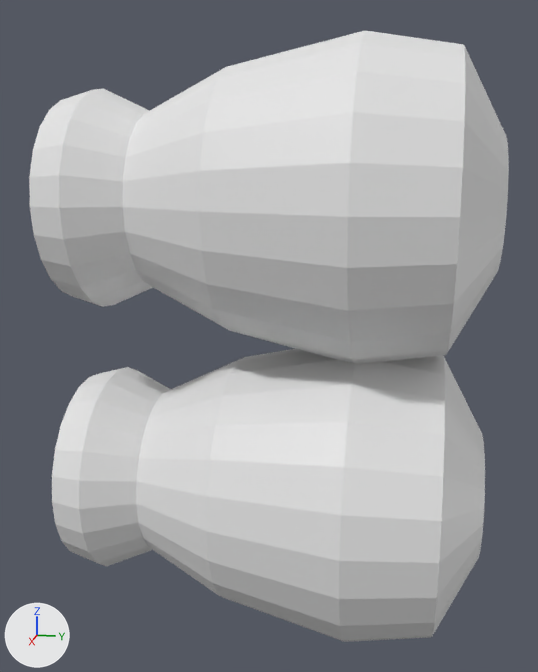
One commit to the OBJ model landstalker/data/proxies/vase_694.obj: the scene before it, then after it.
Before and after are seen from a 50 mm camera at (340.1, -3.9, 414.6) aimed at (300.0, -12.0, 404.6). Lighting does not change. The marker at lower left points along +X, +Y and +Z. The picture after the commit comes second. Where no turn or scale is listed for an object, it has been applied to the vertices.

Objects in the first picture: 'vase_694'.
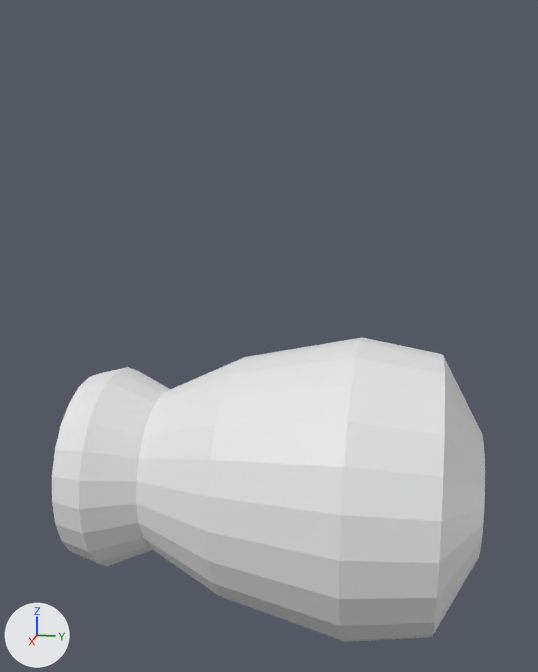
Where the change shows, as pixel boxes (x1, y1, x2, y2) in the pictures (538 x 672 px):
'vase_694', reshaped (10% narrower, 50% shorter)
    before: (29, 31, 509, 642)
    after: (52, 337, 485, 642)
part 1 of me_vase_694, deleted
    before: (29, 31, 509, 364)

The change, as a diff of the scene's bpy script:
```diff
--- a/landstalker/data/proxies/vase_694.obj.py
+++ b/landstalker/data/proxies/vase_694.obj.py
@@ me_vase_694 @@
 # used by ob_vase_694; location = (0.0, 0.0, 0.0)
-me_vase_694.from_pydata(...)  # 340 vertices, 384 faces; spans x 291.5..308.5, y -23.0..0.0, z 387.5..420.5
+me_vase_694.from_pydata(...)  # 170 vertices, 192 faces; spans x 291.5..308.5, y -23.0..0.0, z 387.5..404.5
+# me_vase_694 part 1: the loose piece of 170 vertices spanning x 291.5..308.5, y -23.0..0.0, z 403.5..420.5 is deleted
```
